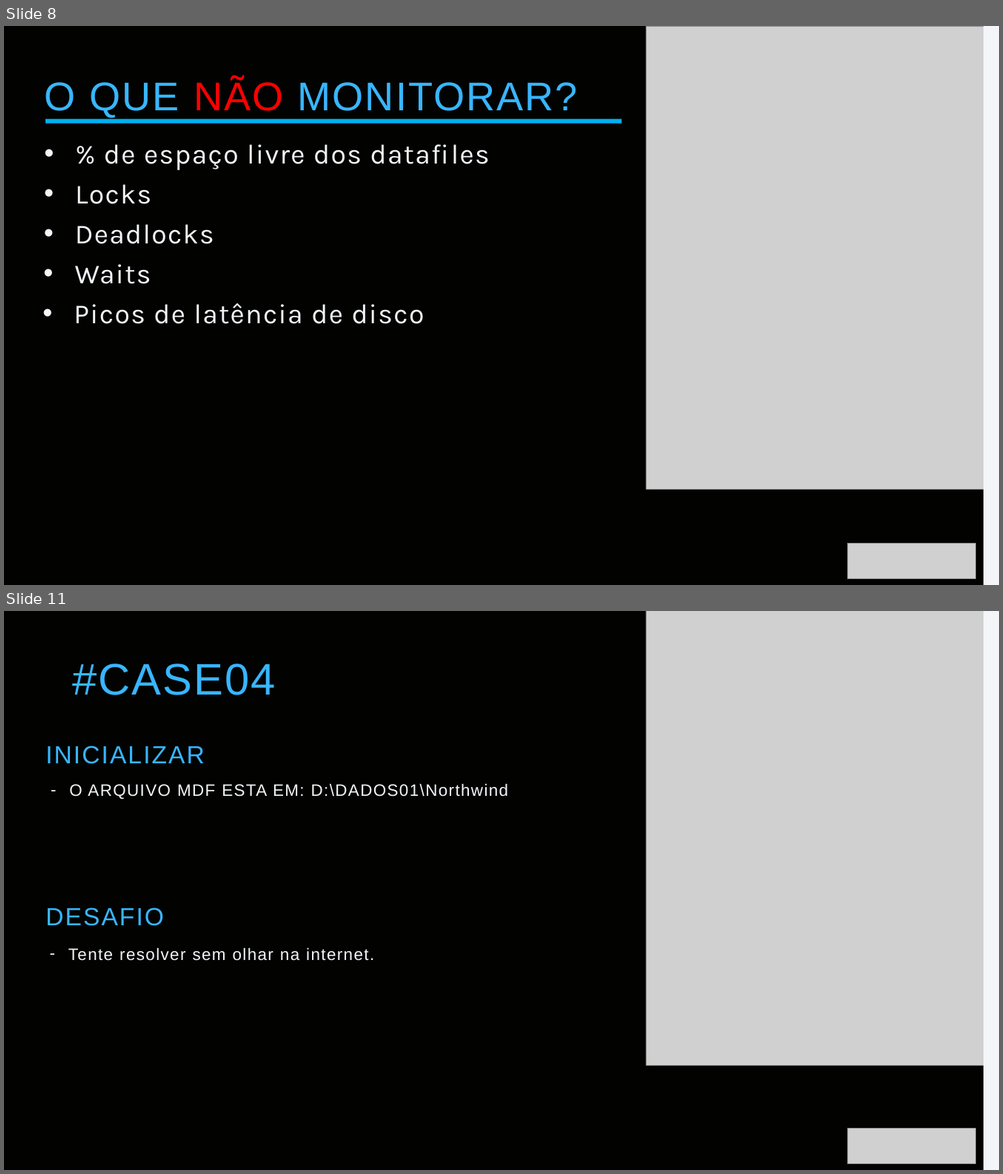
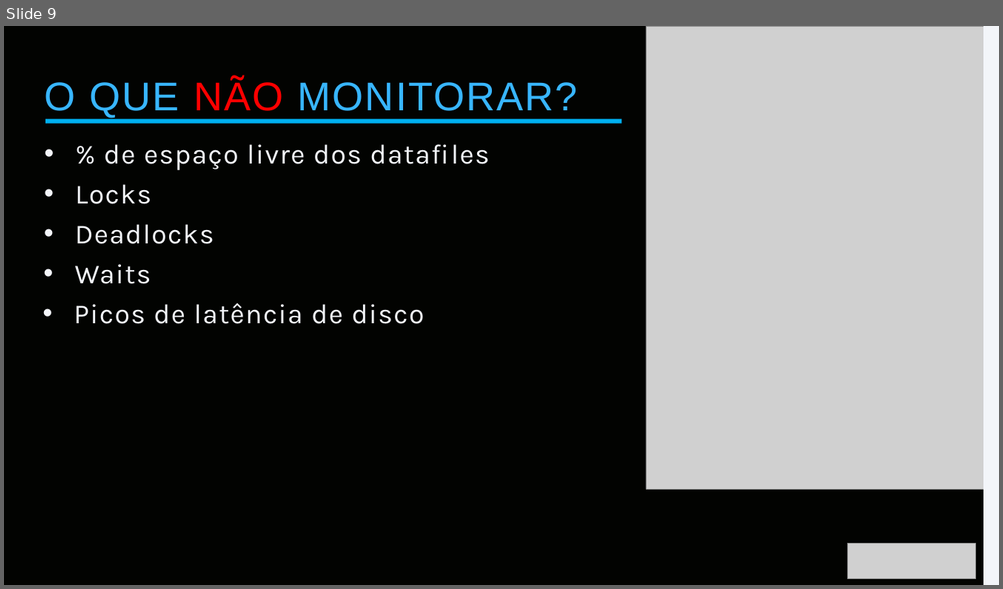
Before and after one commit to datatuning/meetup17_MonitoriaSQLServer, a slide deck: Meetup17_MonitoriaSQLServer.pptx. Shown one above the other, each under a label of ours: slides 8 and 11 before the commit, slide 9 after it; the slides between them are not shown. The pictures are 1003x1174 and 1003x589 pixels, drawn with LibreOffice and Linux fonts; fonts in the diff are those of the drawing; grey boxes stand for pictures. Boxes give left, top, right and bottom in pixels: in the first picture for what was removed or moved away, otherwise in the second. Text is boxed around its words. In the diff, an @@ line names an element or a change of style, - is before the commit and + after.

```diff
--- a/Meetup17_MonitoriaSQLServer.pptx
+++ b/Meetup17_MonitoriaSQLServer.pptx
@@ slide 11 removed at [4,611,999,1170], background #020301 @@
@@ picture removed at [646,611,983,1065] @@
@@ rectangle removed at [983,611,999,1170] @@
@@ text removed at [73,664,276,695] @@
-#CASE04
@@ text removed at [45,746,205,764] @@
-INICIALIZAR
@@ text removed at [69,783,509,800] @@
-– O ARQUIVO MDF ESTA EM: D:\DADOS01\Northwind
@@ text removed at [45,908,164,926] @@
-DESAFIO
@@ text removed at [68,948,374,961] @@
-– Tente resolver sem olhar na internet.
@@ picture removed at [847,1129,975,1164] @@
@@ what was slide 8 is now slide 9 @@
```
Also in this commit, not shown: 1 slide changed, 5 slides added, 3 other slides removed.
